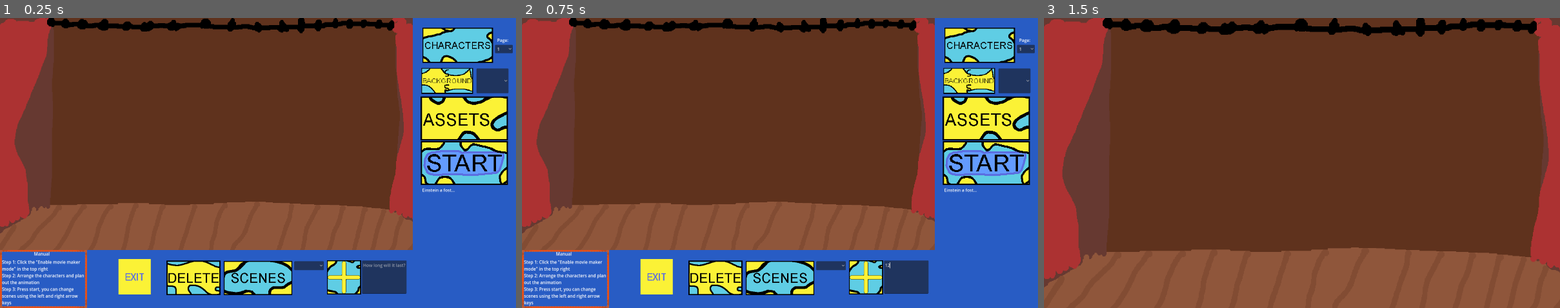
Above: before the commit, frames 1-3 (left to right).
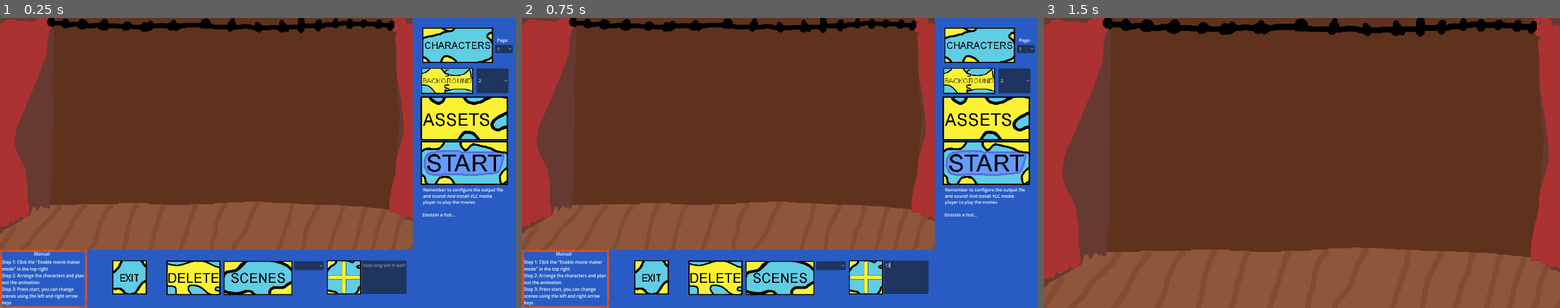
Above: after the commit, the same moments.

Repository: aleziz01/AnimSoft
Game: Godot game, scene res://Scenes/Main.tscn
Two runs of this game, one before a commit and one after it. Both use one fixed random seed, a clock stepped at 60 frames per second and the inputs below.
Inputs (mouse positions are in pixels of both pictures, inside the frame that each line leads up to):
- Up to frame 1 (0.25 s): no input
- Up to frame 2 (0.75 s): click (903, 276) at 0.52 s; type "12" at 0.6 s
- Up to frame 3 (1.5 s): click (1508, 163) at 1.25 s

The runs differ from the first frame. In frame 1, 1.2% of the frame differs, in the area x 21-98%, y 21-96%; in frame 2, 1.2%; in frame 3, nothing differs.

Commit message:
added sound playing, instructions and new background

Diff:
--- a/Scenes/Main.tscn
+++ b/Scenes/Main.tscn
@@ -31,9 +31,9 @@
 [ext_resource type="Texture2D" uid="uid://buqy8s7llj5j" path="res://Art/Characters/WiseJapaneseManRight.png" id="22_q1t0v"]
 [ext_resource type="Texture2D" uid="uid://b051p0ittg0fg" path="res://Art/Characters/SmartFemaleTeacherLeft.png" id="24_fqpxf"]
 [ext_resource type="Texture2D" uid="uid://ci1sid5st5bnq" path="res://Art/Characters/AngryFemaleTeacherLeft.png" id="25_khjct"]
-[ext_resource type="Texture2D" uid="uid://gfwamjie1ujc" path="res://Art/GUI details/exitButton.png" id="25_ssbba"]
 [ext_resource type="Texture2D" uid="uid://du0fj5q6hx3mc" path="res://Art/Characters/scientistLeft.png" id="26_6jm7f"]
 [ext_resource type="Texture2D" uid="uid://xobgdcvlwetf" path="res://Art/Characters/MuguriIsarescuLeft.png" id="27_b608g"]
+[ext_resource type="Texture2D" uid="uid://dobe7xpf66brp" path="res://Art/GUI details/Exit Button.png" id="33_vw104"]
 
 [sub_resource type="WorldBoundaryShape2D" id="WorldBoundaryShape2D_d5ffx"]
 normal = Vector2(-0.00172117, -0.999999)
@@ -43,7 +43,7 @@
 
 [node name="Camera2D" type="Camera2D" parent="."]
 
-[node name="AudioStreamPlayer" type="AudioStreamPlayer" parent="."]
+[node name="AudioForTheAnimation" type="AudioStreamPlayer" parent="."]
 
 [node name="FadeInnOut" type="Sprite2D" parent="."]
 modulate = Color(0, 0, 0, 1)
@@ -89,10 +89,10 @@
 texture_normal = ExtResource("10_nyiqv")
 
 [node name="CharacterDescription" type="RichTextLabel" parent="BackgroundElements/PickableButtonController"]
-offset_left = 611.0
-offset_top = 89.0
-offset_right = 930.0
-offset_bottom = 520.0
+offset_left = 612.0
+offset_top = 181.0
+offset_right = 916.0
+offset_bottom = 505.0
 text = "Einstein a fost..."
 
 [node name="readyButton" type="TextureButton" parent="BackgroundElements/PickableButtonController"]
@@ -109,13 +109,16 @@
 offset_top = -352.0
 offset_right = 932.0
 offset_bottom = -260.0
-item_count = 3
+item_count = 4
+selected = 1
 popup/item_0/text = "1"
 popup/item_0/id = 0
 popup/item_1/text = "2"
 popup/item_1/id = 1
 popup/item_2/text = "3"
 popup/item_2/id = 2
+popup/item_3/text = "4"
+popup/item_3/id = 3
 
 [node name="AssetAdder" type="MenuButton" parent="BackgroundElements/PickableButtonController"]
 texture_filter = 1
@@ -239,12 +242,12 @@
 
 [node name="Exit" type="TextureButton" parent="BackgroundElements/PickableButtonController"]
 texture_filter = 1
-offset_left = -519.0
-offset_top = 358.0
-offset_right = -459.0
-offset_bottom = 424.0
+offset_left = -542.0
+offset_top = 362.0
+offset_right = -478.0
+offset_bottom = 426.0
 scale = Vector2(2, 2)
-texture_normal = ExtResource("25_ssbba")
+texture_normal = ExtResource("33_vw104")
 
 [node name="PageButton" type="OptionButton" parent="BackgroundElements/PickableButtonController"]
 offset_left = 882.0
@@ -258,12 +261,19 @@
 popup/item_1/text = "2"
 popup/item_1/id = 1
 
-[node name="RichTextLabel" type="RichTextLabel" parent="BackgroundElements/PickableButtonController"]
+[node name="PageShower" type="RichTextLabel" parent="BackgroundElements/PickableButtonController"]
 offset_left = 890.0
 offset_top = -469.0
 offset_right = 943.0
 offset_bottom = -442.0
 text = "Page:"
+
+[node name="Instructions" type="RichTextLabel" parent="BackgroundElements/PickableButtonController"]
+offset_left = 614.0
+offset_top = 88.0
+offset_right = 927.0
+offset_bottom = 161.0
+text = "Remember to configure the output file and sound! And install VLC media player to play the movies"
 
 [node name="Scenes" type="Node2D" parent="."]
 position = Vector2(-192, -108)
--- a/Scripts/PickableButtonController.gd
+++ b/Scripts/PickableButtonController.gd
@@ -36,6 +36,7 @@
 	BackgroundTextures.append(preload("res://Art/Backgrounds/BackgroundRandom.png"))
 	BackgroundTextures.append(preload("res://Art/Backgrounds/stage.png"))
 	BackgroundTextures.append(preload("res://Art/Backgrounds/isaac newton's tree.png"))
+	BackgroundTextures.append(preload("res://Art/Backgrounds/sala de scrima.png"))
 	CharacterDescriptions.append(AlbertEinsteinText)
 	CharacterDescriptions.append(IsaacNewtonText)
 	CharacterDescriptions.append(WilliamShakespeareText)
@@ -143,6 +144,7 @@
 	emit_signal("transferTypeOfAsset",id,global.selectedSceneId)
 
 func _on_ready_button_pressed():
+	$"../../AudioForTheAnimation".play()
 	global.focus=-1
 	global.focusASSET=-1
 	$"../../Scenes".scale+=Vector2(0.2,0.2)
--- a/project.godot
+++ b/project.godot
@@ -29,7 +29,7 @@
 [editor]
 
 movie_writer/mjpeg_quality=1.0
-movie_writer/movie_file="C:/Users/alexa/Documents/Godot Personal Projects/Movies/Movie.avi"
+movie_writer/movie_file="C:/Users/alexa_hv7pdoq/OneDrive/Documente/Github/AnimSoft/Movie.avi"
 movie_writer/fps=30
 
 [input]
Renamed: Art/Sprite-0001.aseprite -> Art/Backgrounds/BackgroundRandom.aseprite
Binary file added: Art/Backgrounds/sala de scrima.aseprite
Binary file added: Art/Backgrounds/sala de scrima.png
Not shown, added: Art/Backgrounds/sala de scrima.png.import
Binary file added: Art/GUI details/Exit Button.aseprite
Binary file added: Art/GUI details/Exit Button.png
Not shown, added: Art/GUI details/Exit Button.png.import
Binary file removed: MovementSkateboard.gif
Not shown, removed: William Shakespeare.txt
